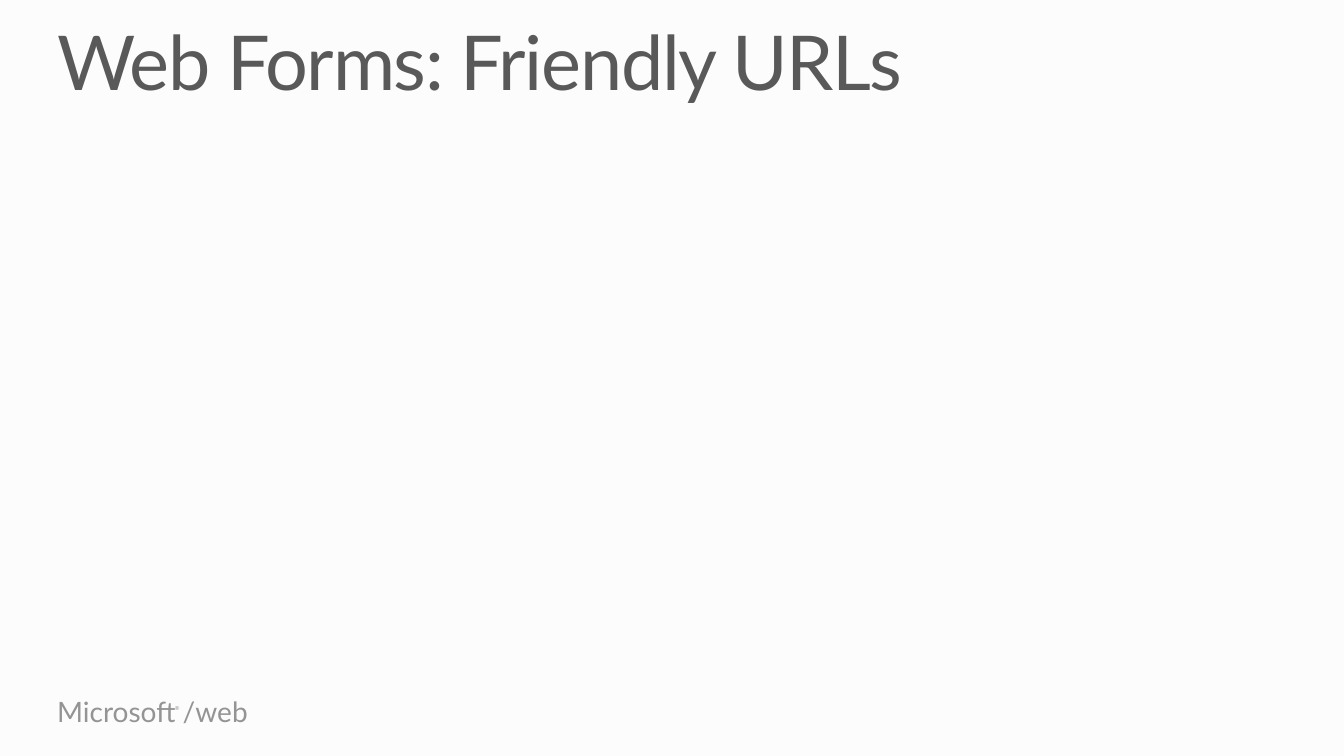
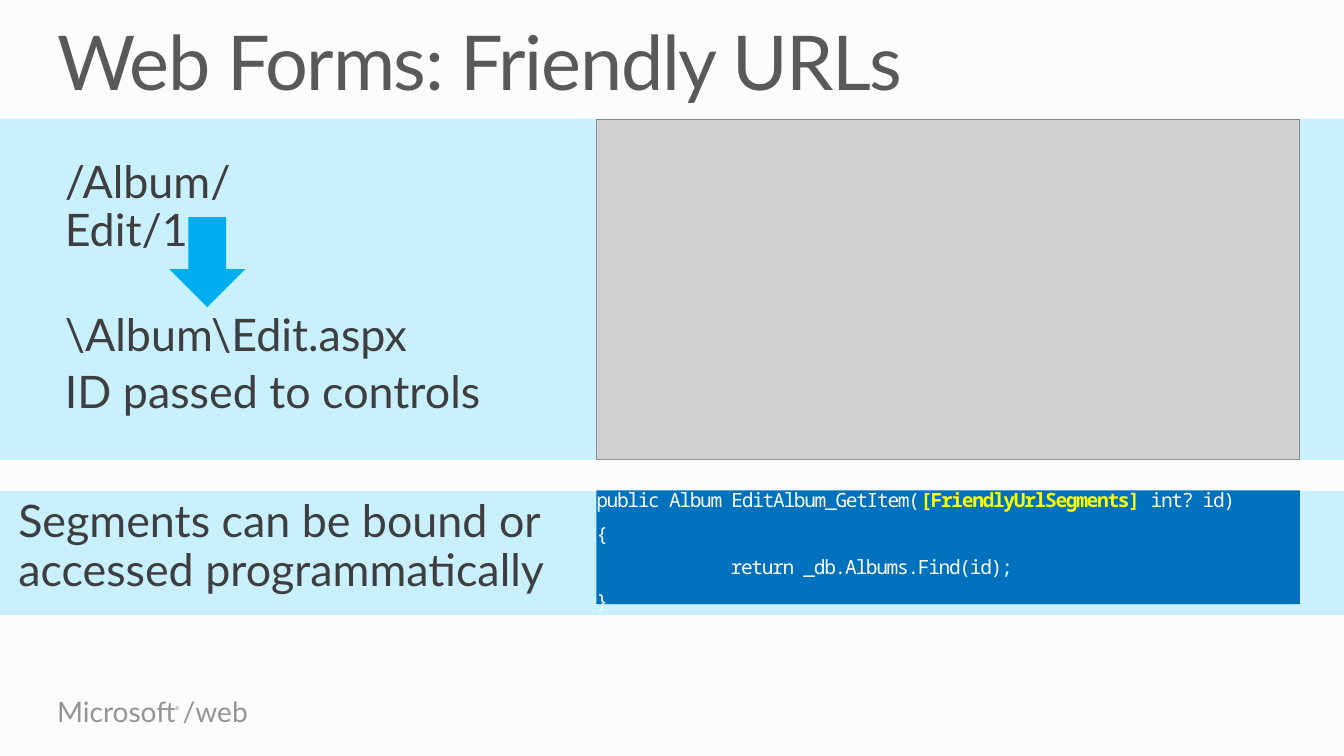
Before and after one commit to Microsoft-Web/PRESENTATION-WhatsNewInASPNET45, a slide deck: slide 7 of WhatsNewInASPNET45.pptx (slide 5 before the commit). Drawn at 1344x756 pixels with LibreOffice and Linux fonts; fonts in the diff are those of the drawing; grey boxes stand for pictures. Boxes give left, top, right and bottom in pixels: in the first picture for what was removed or moved away, otherwise in the second. Text is boxed around its words. In the diff, an @@ line names an element or a change of style, - is before the commit and + after.

```diff
--- a/WhatsNewInASPNET45.pptx
+++ b/WhatsNewInASPNET45.pptx
@@ background #FCFCFC to #FFFFFF @@
@@ rectangle added at bbox=[0, 119, 1344, 461], fill #C9F0FF @@
@@ picture added at bbox=[596, 120, 1300, 461] @@
@@ text added at bbox=[65, 165, 231, 248], 32 pt, text #3E3E3E @@
+/Album/Edit/1
@@ down arrow added at bbox=[169, 218, 245, 308], fill #00AEEF @@
@@ text added at bbox=[65, 318, 480, 416], 32 pt, text #3E3E3E @@
+\Album\Edit.aspx
+ID passed to controls
@@ rectangle added at bbox=[0, 491, 1344, 615], fill #C9F0FF @@
@@ text added at bbox=[18, 504, 544, 594], 32 pt, text #3E3E3E @@
+Segments can be bound or accessed programmatically
@@ text added at bbox=[596, 490, 1300, 614], fill #0071BC, 14 pt, text #FFFFFF @@
+public Album EditAlbum_GetItem([FriendlyUrlSegments] int? id)
+{
+return _db.Albums.Find(id);
+}
```
Also in this commit, not shown: 4 other slides changed, 5 slides added.
